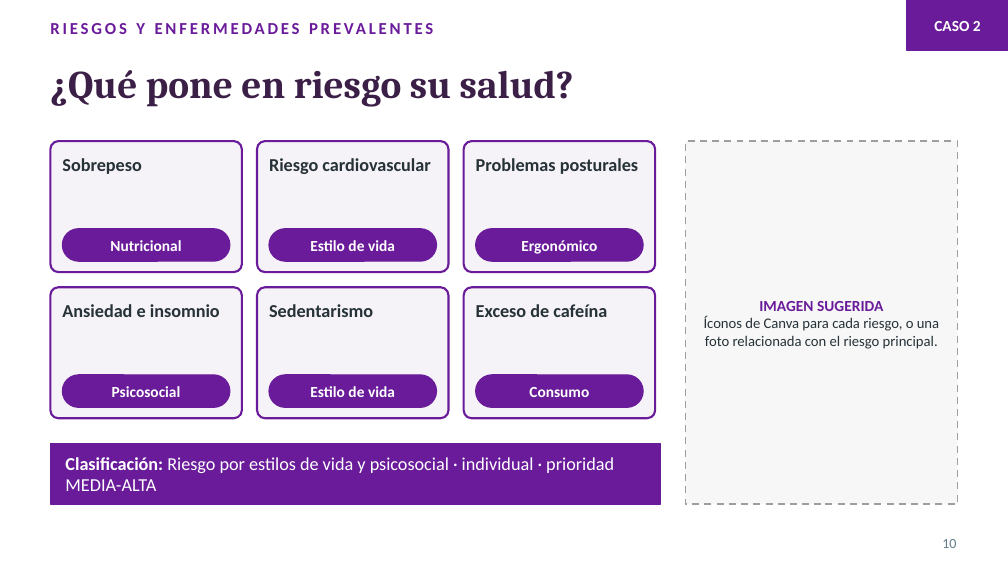
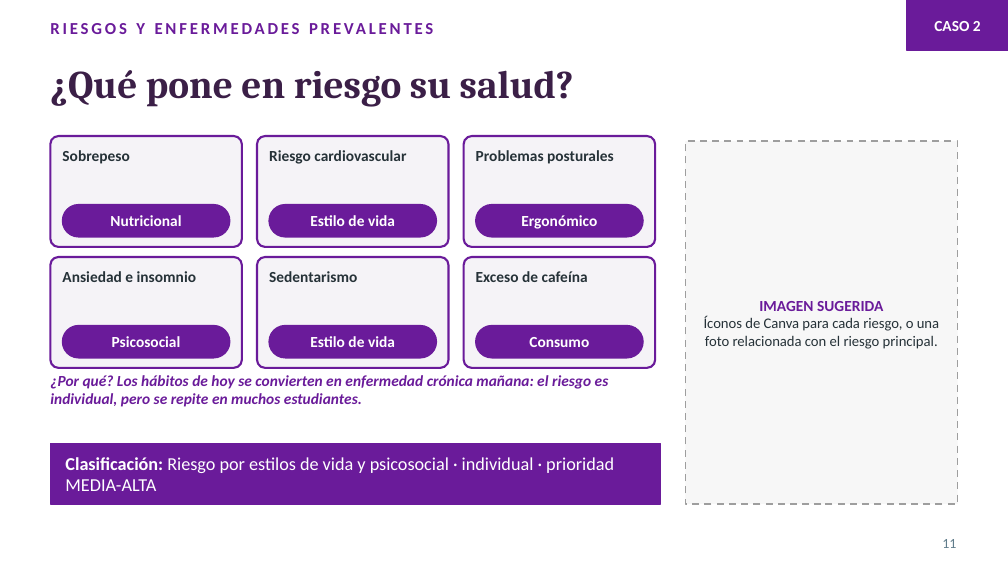
Before and after one commit to leyezminvari-tech/ESPECIALIZACI-N-, a slide deck: slide 11 of Actividades/Semana8_Presentacion_Canva.pptx (slide 10 before the commit). Drawn at 1008x567 pixels with LibreOffice and Linux fonts; fonts in the diff are those of the drawing. Boxes give left, top, right and bottom in pixels: in the first picture for what was removed or moved away, otherwise in the second. Text is boxed around its words. In the diff, an @@ line names an element or a change of style, - is before the commit and + after.

```diff
--- a/Actividades/Semana8_Presentacion_Canva.pptx
+++ b/Actividades/Semana8_Presentacion_Canva.pptx
@@ rounded rectangle resized from (x1=50, y1=141, x2=242, y2=272) to (x1=50, y1=136, x2=242, y2=247) @@
@@ text "Sobrepeso" moved from (x1=62, y1=158, x2=141, y2=174) to (x1=62, y1=150, x2=129, y2=164) @@
@@ rounded rectangle resized from (x1=257, y1=141, x2=449, y2=272) to (x1=257, y1=136, x2=449, y2=247) @@
@@ text "Riesgo cardiovascular" moved from (x1=269, y1=158, x2=430, y2=174) to (x1=269, y1=150, x2=406, y2=164) @@
@@ rounded rectangle resized from (x1=464, y1=141, x2=655, y2=272) to (x1=464, y1=136, x2=655, y2=247) @@
@@ text "Problemas posturales" moved from (x1=476, y1=158, x2=638, y2=174) to (x1=476, y1=150, x2=614, y2=164) @@
@@ 3 texts, 3 rounded rectangles moved together from (x1=62, y1=229, x2=643, y2=261) to (x1=62, y1=205, x2=643, y2=237) @@
@@ rounded rectangle resized from (x1=50, y1=287, x2=242, y2=418) to (x1=50, y1=257, x2=242, y2=368) @@
@@ text "Ansiedad e insomnio" moved from (x1=62, y1=304, x2=220, y2=317) to (x1=62, y1=271, x2=196, y2=282) @@
@@ rounded rectangle resized from (x1=257, y1=287, x2=449, y2=418) to (x1=257, y1=257, x2=449, y2=368) @@
@@ text "Sedentarismo" moved from (x1=269, y1=304, x2=373, y2=317) to (x1=269, y1=271, x2=357, y2=282) @@
@@ proportions changed in 6 elements at (x1=50, y1=136, x2=242, y2=247), (x1=257, y1=136, x2=449, y2=247), (x1=464, y1=136, x2=655, y2=247), (x1=50, y1=257, x2=242, y2=368), (x1=257, y1=257, x2=449, y2=368), (x1=464, y1=257, x2=655, y2=368) @@
@@ rounded rectangle resized from (x1=464, y1=287, x2=655, y2=418) to (x1=464, y1=257, x2=655, y2=368) @@
@@ size 13 to 11 pt in 6 elements at (x1=62, y1=150, x2=129, y2=164), (x1=269, y1=150, x2=406, y2=164), (x1=476, y1=150, x2=614, y2=164), (x1=62, y1=271, x2=196, y2=282), (x1=269, y1=271, x2=357, y2=282), (x1=476, y1=271, x2=588, y2=282) @@
@@ text "Exceso de cafeína" moved from (x1=476, y1=304, x2=607, y2=317) to (x1=476, y1=271, x2=588, y2=282) @@
@@ 3 texts, 3 rounded rectangles moved together from (x1=62, y1=375, x2=643, y2=407) to (x1=62, y1=326, x2=643, y2=358) @@
@@ text added at (x1=50, y1=375, x2=609, y2=407), 11 pt, text #6A1B9A, bold, italic @@
+¿Por qué? Los hábitos de hoy se convierten en enfermedad crónica mañana: el riesgo es individual, pero se repite en muchos estudiantes.
@@ page number at (x1=942, y1=539, x2=956, y2=548): text changed @@
-10
+11
```
Also in this commit, not shown: 13 other slides changed, 3 slides added, 2 other files.
